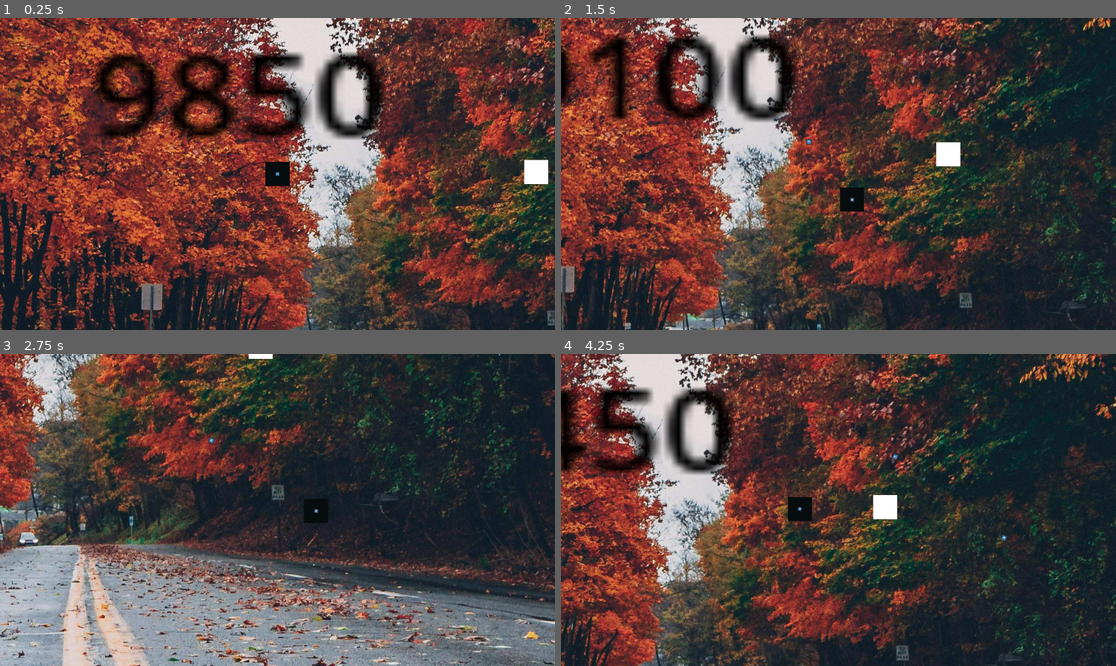
Above: before the commit, frames 1-4 (two rows, left to right).
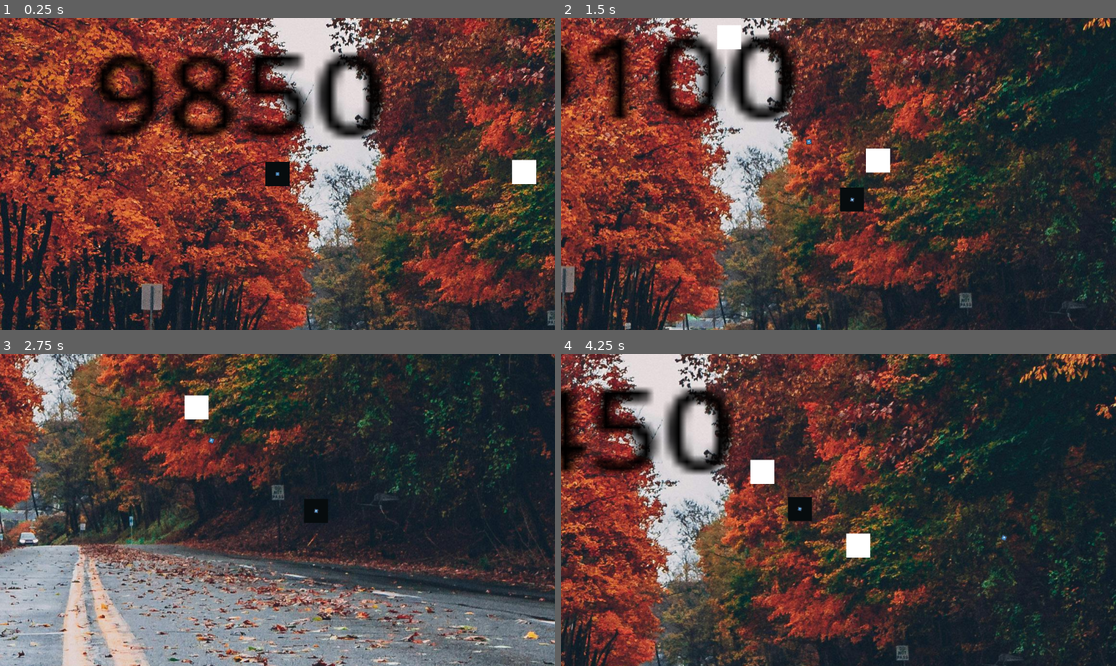
Above: after the commit, the same moments.

Repository: Beverstaart27/mage-game-poc
Game: Godot game, scene res://node_3d.tscn
Two runs of this game, one before a commit and one after it. Both use one fixed random seed, a clock stepped at 60 frames per second and the inputs below. The engine's default icon, where the game draws it, is replaced by a stand-in: a white triangle on a blue panel in a dark square.
Inputs (mouse positions are in pixels of both pictures, inside the frame that each line leads up to):
- Up to frame 1 (0.25 s): no input
- Up to frame 2 (1.5 s): move the mouse to (960, 158) at 0.52 s; hold D (right) 0.53-1.28 s; click (960, 158) at 0.6 s; move the mouse to (727, 189) at 1.27 s; hold S (down) from 1.28 s (still down); click (727, 189) at 1.35 s
- Up to frame 3 (2.75 s): move the mouse to (333, 441) at 2.02 s; release S (down) at 2.03 s; hold D (right) from 2.03 s (still down); click (333, 441) at 2.1 s
- Up to frame 4 (4.25 s): move the mouse to (810, 572) at 2.77 s; release D (right) at 2.78 s; hold W (up) 2.78-3.53 s; click (810, 572) at 2.85 s; move the mouse to (1005, 556) at 3.52 s; hold A (left) from 3.53 s (still down); click (1005, 556) at 3.6 s

The runs differ from the first frame. In frame 1, 0.4% of the frame differs, in the area x 92-99%, y 45-54%; in frame 2, 1.0%; in frame 3, 0.4%; in frame 4, 1.1%, in the area x 34-61%, y 31-66%.

Commit message:
de enemies lopen nu op je af en collision detection werkt nu weer voor spells
enemies in laten spawnen lukt niet want ../Control.Get_Child(0) en ../Character returnen null wanneer deze tijdens runtime worden ingespawned. :DDDDDDDDDDDDDDDDDDDDDDDDDDDDDDD

Diff:
--- a/BasicSpell.gd
+++ b/BasicSpell.gd
@@ -20,8 +20,7 @@
 
 
 func _on_area_2d_area_entered(area: Area2D) -> void:
-	print (area)
 	if area.is_in_group("enemy"):
-		print("help")
 		var enemy: Node = area.owner
 		enemy.lowerHealth(3)
+		queue_free()
--- a/character.tscn
+++ b/character.tscn
@@ -36,7 +36,7 @@
 position_smoothing_enabled = true
 
 [node name="Area2D" type="Area2D" parent="." groups=["player"]]
-collision_layer = 2
+collision_layer = 3
 collision_mask = 3
 
 [node name="playerBody" type="CollisionShape2D" parent="Area2D"]
--- a/enemy.gd
+++ b/enemy.gd
@@ -1,21 +1,12 @@
-extends Node2D
+extends CharacterBody2D
 
 class_name enemy
 
 var health: float
 @onready var killUrge:Label = $"../Control".get_child(0)
 
-
-# Called when the node enters the scene tree for the first time.
-#func _ready() -> void:
-
-# Called every frame. 'delta' is the elapsed time since the previous frame.
-func _process(delta: float) -> void:
-	pass
-
 func lowerHealth(amount: float)-> void:
 	health -= amount
 	if(health < 0):
-		print(killUrge)
 		killUrge.addUrgeRepression()
 		queue_free()
--- a/enemy.tscn
+++ b/enemy.tscn
@@ -7,7 +7,7 @@
 [sub_resource type="CircleShape2D" id="CircleShape2D_brpoe"]
 radius = 3.66447
 
-[node name="enemy" type="Node2D"]
+[node name="enemy" type="CharacterBody2D"]
 scale = Vector2(10, 10)
 script = ExtResource("1_4tht7")
 
--- /dev/null
+++ b/enemyHandler.gd
@@ -0,0 +1,28 @@
+extends Timer
+
+const TIME_BTWN_SPAWN = 4
+var timeBtwnSpawn: int #voor als je later tijdens runtime de tijd wil verlagen
+var canSpawn: bool
+var rng: RandomNumberGenerator = RandomNumberGenerator.new()
+
+@onready var enemy1: PackedScene = preload("res://enemy_1.tscn")
+func _ready() -> void:
+	wait_time = TIME_BTWN_SPAWN
+	canSpawn = true
+
+# Called every frame. 'delta' is the elapsed time since the previous frame.
+func _physics_process(_delta: float) -> void:
+	if canSpawn:
+		print("spawn")
+		canSpawn = false
+		var enemy: Node2D = enemy1.instantiate()
+		enemy.position = Vector2(getRandomNumber(), getRandomNumber())
+		add_child(enemy)
+		start()
+
+func getRandomNumber() -> int:
+	return rng.randi_range(-100, 100)
+
+
+func _on_timeout() -> void:
+	canSpawn = true
--- /dev/null
+++ b/enemyHandler.tscn
@@ -0,0 +1,6 @@
+[gd_scene load_steps=2 format=3 uid="uid://5fj0pdu335s7"]
+
+[ext_resource type="Script" path="res://enemyHandler.gd" id="1_dmym8"]
+
+[node name="enemySpawner" type="Timer"]
+script = ExtResource("1_dmym8")
--- a/enemy_1.gd
+++ b/enemy_1.gd
@@ -1,7 +1,8 @@
 extends enemy
 
 const MAX_HEALTH: float = 10.0
-@onready var target = $"../Control"
+var speed: int = 100
+@onready var player = $"../Character"
 
 # Called when the node enters the scene tree for the first time.
 func _ready() -> void:
@@ -9,4 +10,7 @@
 
 # Called every frame. 'delta' is the elapsed time since the previous frame.
 func _physics_process(_delta: float) -> void:
-	var direction = (target.position - position).normalized()
+	velocity = Vector2.ZERO
+	if player:
+		velocity = position.direction_to(player.position) * speed
+		move_and_slide()
--- a/enemy_1.tscn
+++ b/enemy_1.tscn
@@ -1,10 +1,22 @@
-[gd_scene load_steps=3 format=3 uid="uid://iiveyxfm7lwl"]
+[gd_scene load_steps=4 format=3 uid="uid://iiveyxfm7lwl"]
 
 [ext_resource type="PackedScene" uid="uid://co5vhxhmm43io" path="res://enemy.tscn" id="1_mx6o7"]
 [ext_resource type="Script" path="res://enemy_1.gd" id="2_nwd7d"]
 
+[sub_resource type="CircleShape2D" id="CircleShape2D_8pieh"]
+radius = 5.40533
+
 [node name="enemy1" instance=ExtResource("1_mx6o7")]
 script = ExtResource("2_nwd7d")
 
-[node name="hitbox" parent="." index="1"]
-collision_layer = 2
+[node name="DetectionRadius" type="Area2D" parent="." index="0"]
+scale = Vector2(5, 5)
+
+[node name="CollisionShape2D" type="CollisionShape2D" parent="DetectionRadius" index="0"]
+shape = SubResource("CircleShape2D_8pieh")
+
+[node name="hitbox" parent="." index="2"]
+collision_layer = 3
+
+[connection signal="body_entered" from="DetectionRadius" to="." method="_on_detection_radius_body_entered"]
+[connection signal="body_exited" from="DetectionRadius" to="." method="_on_detection_radius_body_exited"]
